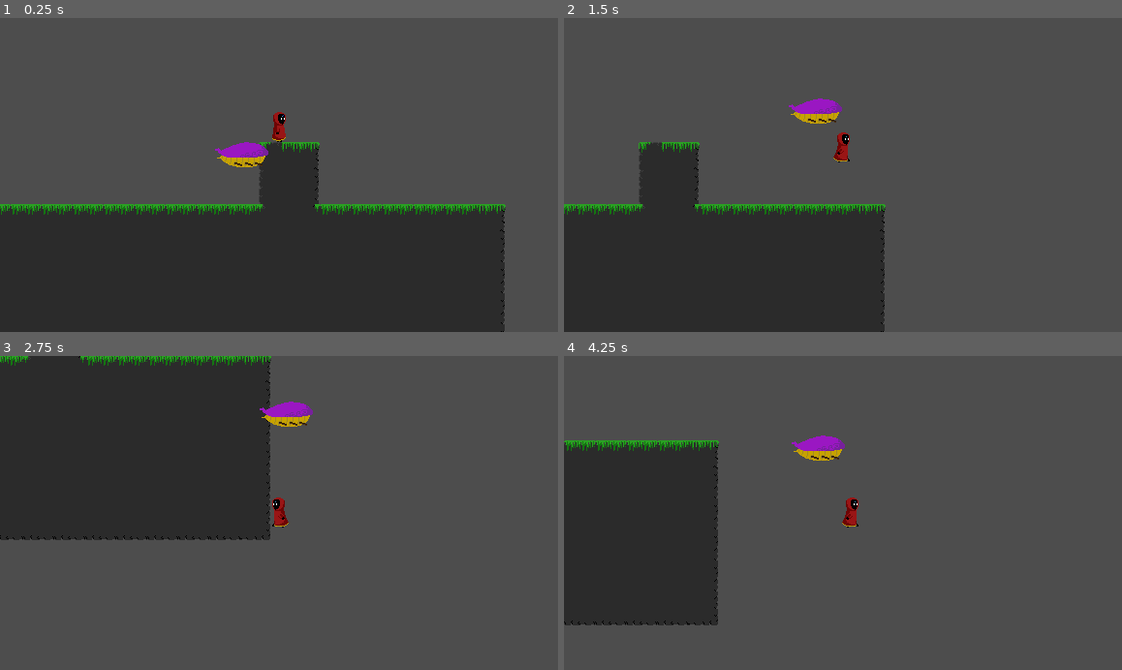
Above: before the commit, frames 1-4 (two rows, left to right).
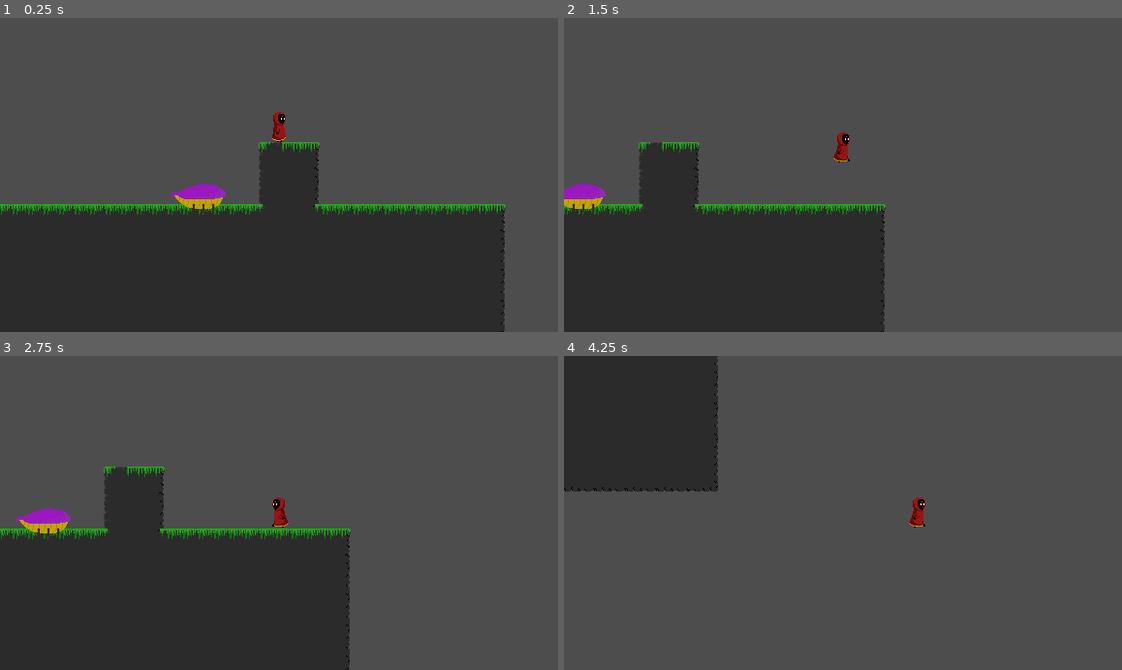
Above: after the commit, the same moments.

Repository: OneOfTheJellies/A_Dark_And_Sullen_Sky
Game: Godot game, scene res://Test project/test.tscn
Two runs of this game, one before a commit and one after it. Both use one fixed random seed, a clock stepped at 60 frames per second and the inputs below.
Inputs:
- Up to frame 1 (0.25 s): no input
- Up to frame 2 (1.5 s): tap Enter (ui_accept) at 0.5 s; hold Right (right) from 0.53 s (still down); tap Up (jump) at 0.6, 0.77, 1.07 s; tap Z (item interact) at 1.35 s
- Up to frame 3 (2.75 s): tap Up (jump) at 1.52, 1.55, 1.82, 2.1 s; release Right (right) at 2.03 s; hold Left (left) from 2.03 s (still down)
- Up to frame 4 (4.25 s): release Left (left) at 2.78 s; hold Right (right) from 2.78 s (still down); tap Z (item interact) at 2.85 s; tap Up (jump) at 3.02, 3.05, 3.32, 3.6, 3.77, 4.07 s

The runs differ from the first frame. In frame 1, 1.1% of the frame differs, in the area x 30-49%, y 39-62%; in frame 2, 1.0%; in frame 3, 52%, in the area x 0-63%, y 0-100%; in frame 4, 21%.

Commit message:
FINISHED JUMP!!!! (sort of)

Diff:
--- a/Test project/biter_beetle.tscn
+++ b/Test project/biter_beetle.tscn
@@ -15,6 +15,7 @@
 [ext_resource type="Texture2D" uid="uid://dgv063gfvphbr" path="res://Test project/biterBeetle/attack/Biter_beetle_attack5.png" id="13_bgst3"]
 [ext_resource type="Texture2D" uid="uid://dmuawdgfiyrfv" path="res://Test project/biterBeetle/attack/Biter_beetle_attack6.png" id="14_otgyg"]
 [ext_resource type="Texture2D" uid="uid://bkv7nhep83xya" path="res://Test project/biterBeetle/attack/Biter_beetle_attack7.png" id="15_6rwke"]
+[ext_resource type="Texture2D" uid="uid://cd7rxpc7l13wb" path="res://Test project/biterBeetle/attack/Biter_beetle_attack9.png" id="16_046ff"]
 
 [sub_resource type="CapsuleShape2D" id="CapsuleShape2D_yymfy"]
 radius = 16.0
@@ -22,6 +23,43 @@
 
 [sub_resource type="CircleShape2D" id="CircleShape2D_aub6w"]
 radius = 480.0
+
+[sub_resource type="Animation" id="Animation_p8axv"]
+resource_name = "jumpAttack"
+length = 0.20001
+loop_mode = 1
+tracks/0/type = "value"
+tracks/0/imported = false
+tracks/0/enabled = true
+tracks/0/path = NodePath("../biterBeetleSkin:texture")
+tracks/0/interp = 1
+tracks/0/loop_wrap = true
+tracks/0/keys = {
+"times": PackedFloat32Array(0, 0.1),
+"transitions": PackedFloat32Array(1, 1),
+"update": 1,
+"values": [ExtResource("15_6rwke"), ExtResource("2_gcy4q")]
+}
+
+[sub_resource type="Animation" id="Animation_b2lwj"]
+resource_name = "jumpCharge"
+length = 1.20002
+step = 0.2
+tracks/0/type = "value"
+tracks/0/imported = false
+tracks/0/enabled = true
+tracks/0/path = NodePath("../biterBeetleSkin:texture")
+tracks/0/interp = 1
+tracks/0/loop_wrap = true
+tracks/0/keys = {
+"times": PackedFloat32Array(0, 0.2, 0.4, 0.6, 0.8, 1),
+"transitions": PackedFloat32Array(1, 1, 1, 1, 1, 1),
+"update": 1,
+"values": [ExtResource("9_mag0j"), ExtResource("10_o2iah"), ExtResource("11_egwvs"), ExtResource("12_2j802"), ExtResource("13_bgst3"), ExtResource("14_otgyg")]
+}
+
+[sub_resource type="Animation" id="Animation_7y8cv"]
+resource_name = "jumpEnd"
 
 [sub_resource type="Animation" id="Animation_x0int"]
 resource_name = "walk"
@@ -41,10 +79,9 @@
 "values": [ExtResource("6_0eu1u"), ExtResource("7_pomo8"), ExtResource("8_nqhso")]
 }
 
-[sub_resource type="Animation" id="Animation_b2lwj"]
-resource_name = "jumpCharge"
-length = 1.20002
-step = 0.2
+[sub_resource type="Animation" id="Animation_qpnve"]
+resource_name = "attack"
+length = 0.90001
 tracks/0/type = "value"
 tracks/0/imported = false
 tracks/0/enabled = true
@@ -52,52 +89,43 @@
 tracks/0/interp = 1
 tracks/0/loop_wrap = true
 tracks/0/keys = {
-"times": PackedFloat32Array(0, 0.2, 0.4, 0.6, 0.8, 1),
-"transitions": PackedFloat32Array(1, 1, 1, 1, 1, 1),
+"times": PackedFloat32Array(0, 0.1, 0.2, 0.3, 0.4, 0.5, 0.6, 0.7, 0.8),
+"transitions": PackedFloat32Array(1, 1, 1, 1, 1, 1, 1, 1, 1),
 "update": 1,
-"values": [ExtResource("9_mag0j"), ExtResource("10_o2iah"), ExtResource("11_egwvs"), ExtResource("12_2j802"), ExtResource("13_bgst3"), ExtResource("14_otgyg")]
+"values": [ExtResource("9_mag0j"), ExtResource("10_o2iah"), ExtResource("11_egwvs"), ExtResource("12_2j802"), ExtResource("13_bgst3"), ExtResource("14_otgyg"), ExtResource("15_6rwke"), ExtResource("2_gcy4q"), ExtResource("16_046ff")]
 }
-
-[sub_resource type="Animation" id="Animation_p8axv"]
-resource_name = "jumpAttack"
-length = 0.20001
-tracks/0/type = "value"
-tracks/0/imported = false
-tracks/0/enabled = true
-tracks/0/path = NodePath("../biterBeetleSkin:texture")
-tracks/0/interp = 1
-tracks/0/loop_wrap = true
-tracks/0/keys = {
-"times": PackedFloat32Array(0, 0.1),
+tracks/1/type = "method"
+tracks/1/imported = false
+tracks/1/enabled = true
+tracks/1/path = NodePath("..")
+tracks/1/interp = 1
+tracks/1/loop_wrap = true
+tracks/1/keys = {
+"times": PackedFloat32Array(0.6, 0.7),
 "transitions": PackedFloat32Array(1, 1),
-"update": 1,
-"values": [ExtResource("15_6rwke"), ExtResource("2_gcy4q")]
+"values": [{
+"args": [],
+"method": &"beginJump"
+}, {
+"args": [],
+"method": &"stopJumpAnim"
+}]
 }
-
-[sub_resource type="Animation" id="Animation_7y8cv"]
-resource_name = "jumpEnd"
 
 [sub_resource type="AnimationLibrary" id="AnimationLibrary_l383a"]
 _data = {
+"attack": SubResource("Animation_qpnve"),
 "jumpAttack": SubResource("Animation_p8axv"),
 "jumpCharge": SubResource("Animation_b2lwj"),
 "jumpEnd": SubResource("Animation_7y8cv"),
 "walk": SubResource("Animation_x0int")
 }
 
-[sub_resource type="AnimationNodeAnimation" id="AnimationNodeAnimation_xhxe3"]
-animation = &"jumpCharge"
-
-[sub_resource type="AnimationNodeBlendTree" id="AnimationNodeBlendTree_qcbi0"]
-graph_offset = Vector2(-415.1, 117.2)
-nodes/jump/node = SubResource("AnimationNodeAnimation_xhxe3")
-nodes/jump/position = Vector2(100, 200)
-
 [node name="biterBeetle" type="CharacterBody2D"]
 script = ExtResource("1_yxkec")
 
 [node name="biterBeetleSkin" type="Sprite2D" parent="."]
-texture = ExtResource("2_gcy4q")
+texture = ExtResource("9_mag0j")
 
 [node name="CollisionShape2D" type="CollisionShape2D" parent="."]
 shape = SubResource("CapsuleShape2D_yymfy")
@@ -125,13 +153,5 @@
 "": SubResource("AnimationLibrary_l383a")
 }
 
-[node name="AnimationTree" type="AnimationTree" parent="."]
-root_node = NodePath("../stateMachine_biterBeetle")
-libraries = {
-"": SubResource("AnimationLibrary_l383a")
-}
-tree_root = SubResource("AnimationNodeBlendTree_qcbi0")
-anim_player = NodePath("../biterBeetleAnimations")
-
 [connection signal="body_entered" from="Tageting area" to="stateMachine_biterBeetle" method="_on_tageting_area_body_entered"]
 [connection signal="body_exited" from="Tageting area" to="stateMachine_biterBeetle" method="_on_tageting_area_body_exited"]
--- a/Test project/stateMachine_biterBeetle.gd
+++ b/Test project/stateMachine_biterBeetle.gd
@@ -31,7 +31,7 @@
 		pass
 
 func attackProcess():
-	if get_parent().position.distance_to(target.global_position) < get_parent().jumpDist:
+	if get_parent().position.distance_to(target.global_position) < get_parent().jumpDist and get_parent().is_on_floor():
 		get_parent().jumpAttack(target.global_position)
 #  when someting enters the targeting area, this adds it to a list of targets
 #  to test line of sight to. The second function deletes it if it leaves.
--- a/biterBeetle.gd
+++ b/biterBeetle.gd
@@ -6,8 +6,9 @@
 
 # stuff for jumping
 const jumpSpeed = 8
-const jumpDist = 3000
+const jumpDist = 100
 var jumpTarget
+var isJumping
 
 
 # Get the gravity from the project settings to be synced with RigidBody nodes.
@@ -16,13 +17,17 @@
 
 func _physics_process(delta):
 	getdelta = delta
-	if jumpTarget:
+	if isJumping:
 		handleJump(delta)
 
 	move_and_slide()
 
 func handleJump(delta):
-	pass
+	if position.distance_to(jumpTarget) > 10:
+		velocity = position.direction_to(jumpTarget) * minf(speed, position.distance_to(jumpTarget))
+	else:
+		$biterBeetleAnimations.play()
+		isJumping = false
 
 func jumpAttack(targetLocation):
 	jumpTarget = targetLocation
@@ -32,3 +37,12 @@
 
 func walkTowards(xspot,yspot):
 	pass
+
+# jump functions
+func beginJump():
+	rotation = position.angle_to(jumpTarget.position)
+	isJumping = true
+	$biterBeetleAnimations.play("attack")
+
+func stopJumpAnim():
+	$biterBeetleAnimations.pause()
